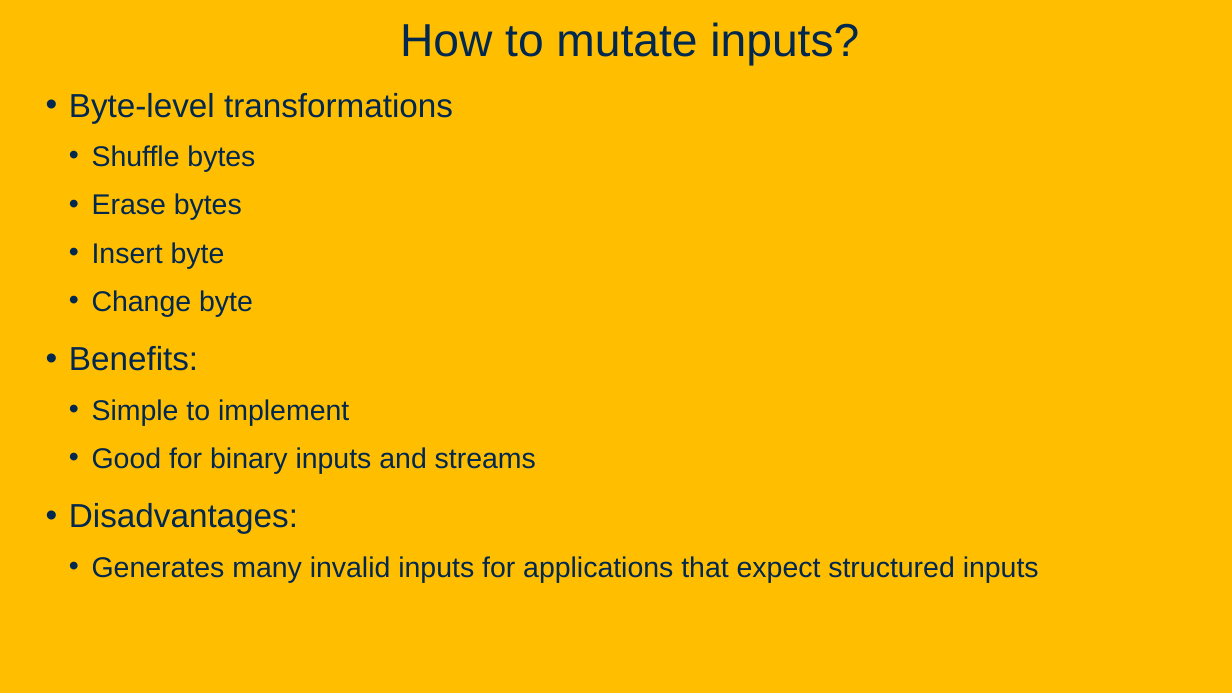
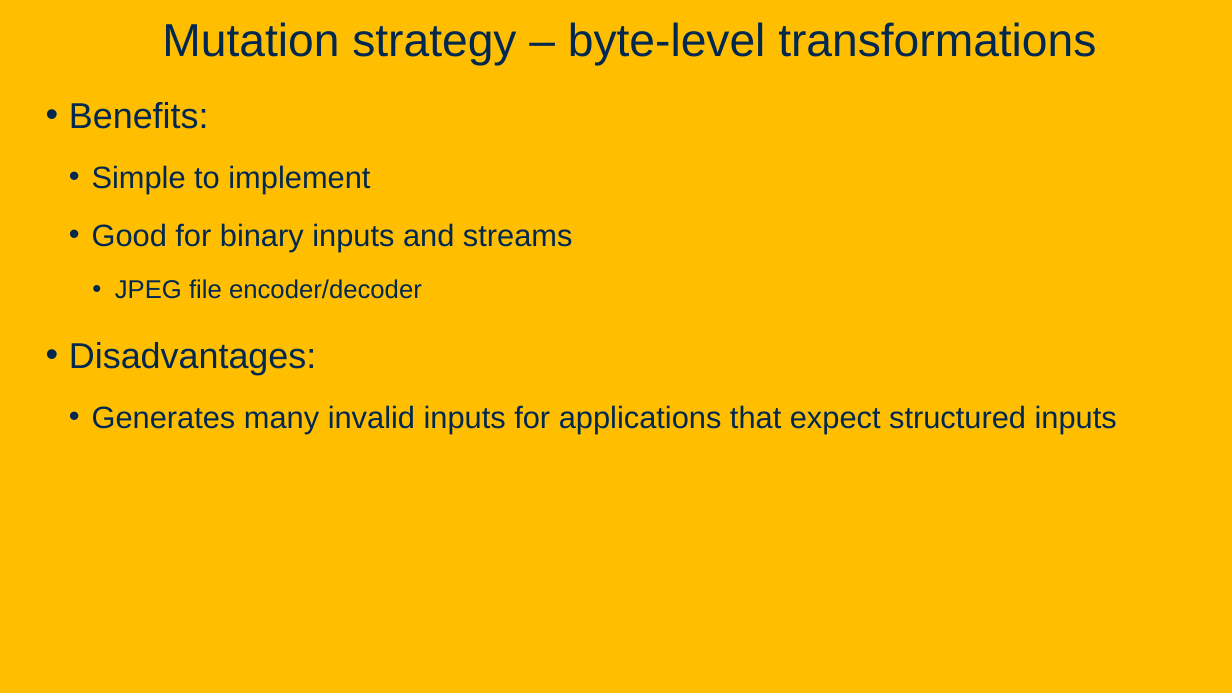
Before and after one commit to davsec-teaching/ECS160-Winter2025, a slide deck: slide 17 of slides/10_fuzzing.pptx (slide 9 before the commit). Drawn at 1232x693 pixels with LibreOffice and Linux fonts; fonts in the diff are those of the drawing; background and template pictures are left out. Boxes give left, top, right and bottom in pixels: in the first picture for what was removed or moved away, otherwise in the second. Text is boxed around its words. In the diff, an @@ line names an element or a change of style, - is before the commit and + after.

```diff
--- a/slides/10_fuzzing.pptx
+++ b/slides/10_fuzzing.pptx
@@ title at (162, 22, 1096, 66): text changed @@
-How to mutate inputs?
+Mutation strategy – byte-level transformations
@@ text at (69, 93, 453, 317): paragraphs removed @@
-• Byte-level transformations
-  • Shuffle bytes
-  • Erase bytes
-  • Insert byte
-  • Change byte
@@ text at (69, 102, 1117, 433): size 25.9 to 28 pt in "Benefits:", "Disadvantages:"; size 22.2 to 24 pt in "Simple to implement", "Good for binary inputs and streams", "Generates many invalid inputs for applications that ..."; line spacing 1 to 1.2 @@
@@ text at (115, 279, 422, 299): paragraph added @@
+    • JPEG file encoder/decoder
```
Also in this commit, not shown: 13 other slides changed, 24 slides added, 3 slides removed.
